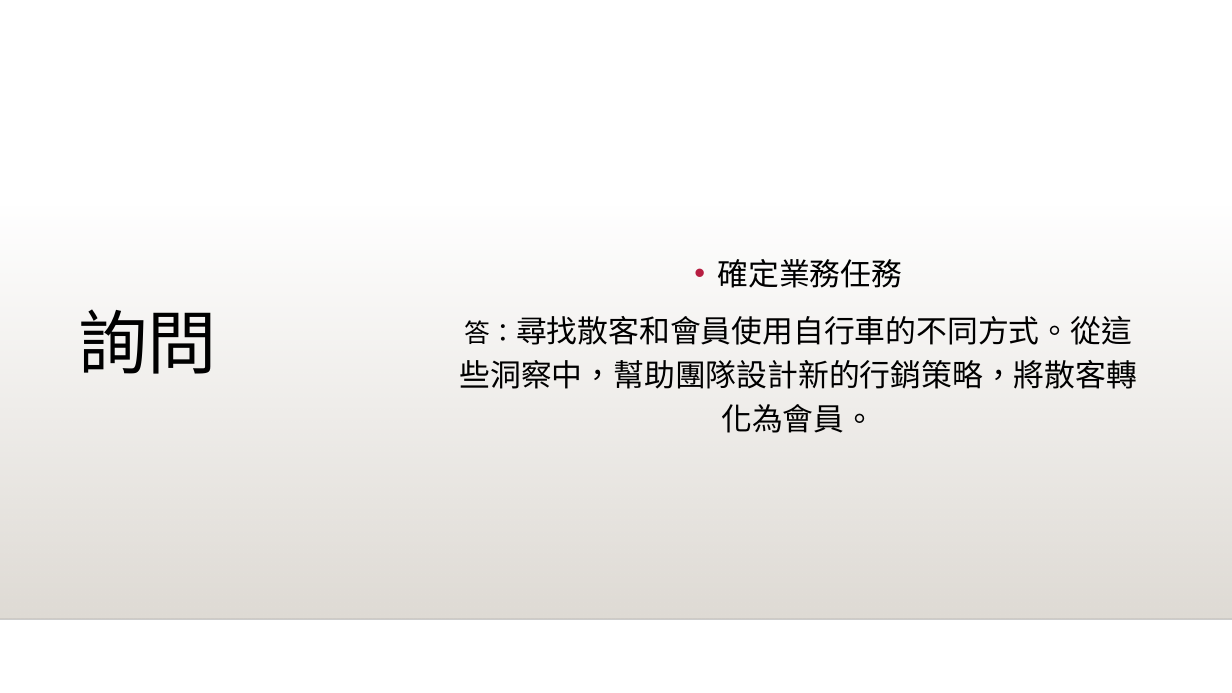
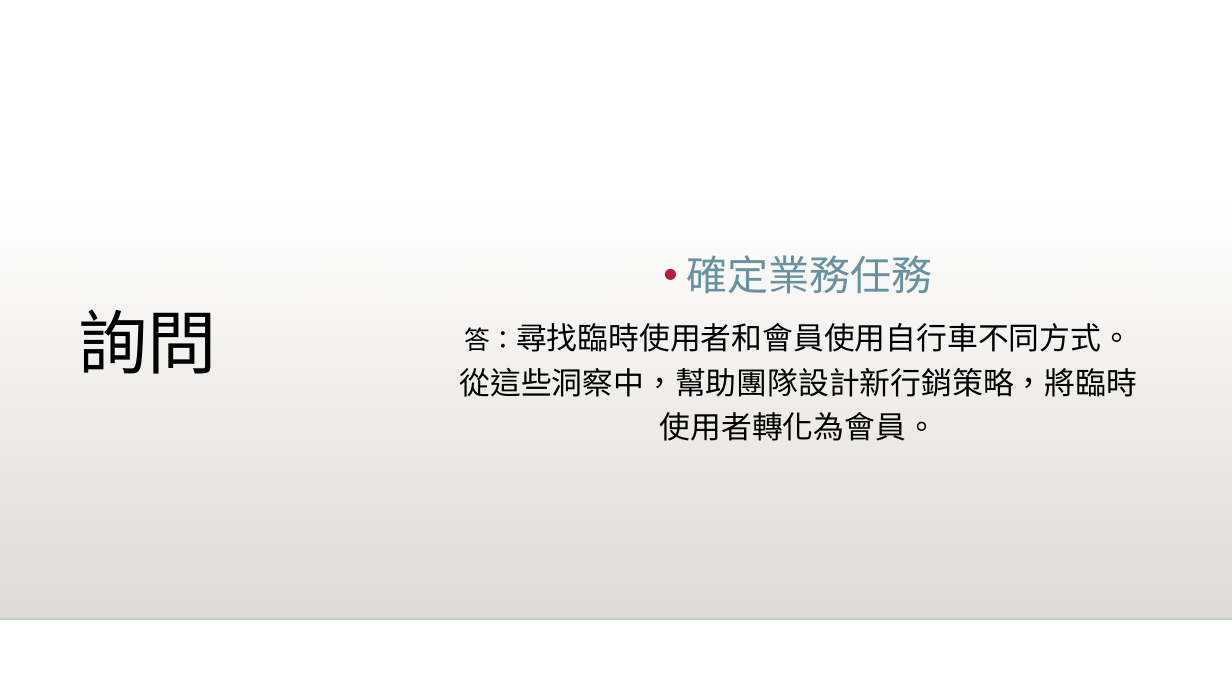
Before and after one commit to y4611676/Unanimous-Project, a slide deck: slide 4 of Analyze_project/Bike_Share/共享單車如何成功.pptx. Drawn at 1232x693 pixels with LibreOffice and Linux fonts; fonts in the diff are those of the drawing; background and template pictures are left out. Boxes give left, top, right and bottom in pixels: in the first picture for what was removed or moved away, otherwise in the second. Text is boxed around its words. In the diff, an @@ line names an element or a change of style, - is before the commit and + after.

```diff
--- a/Analyze_project/Bike_Share/共享單車如何成功.pptx
+++ b/Analyze_project/Bike_Share/共享單車如何成功.pptx
@@ text at <box>687,255,933,294</box>: size 24 to 32 pt, text colour #000000 to #6892A0 in "確定業務任務" @@
@@ text at <box>460,323,1138,441</box>: text changed @@
-答：尋找散客和會員使用自行車的不同方式。從這些洞察中，幫助團隊設計新的行銷策略，將散客轉化為會員。
+答：尋找臨時使用者和會員使用自行車不同方式。從這些洞察中，幫助團隊設計新行銷策略，將臨時使用者轉化為會員。
```
Also in this commit, not shown: 13 other slides changed, 1 slide added, 3 other files.
